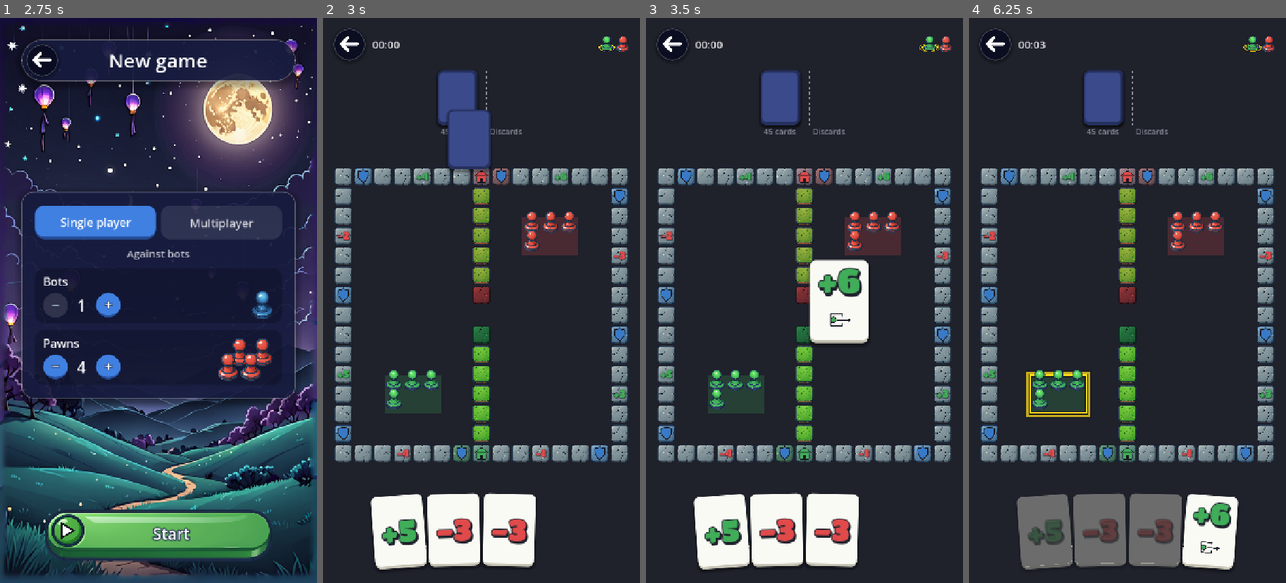
Above: before the commit, frames 1-4 (left to right).
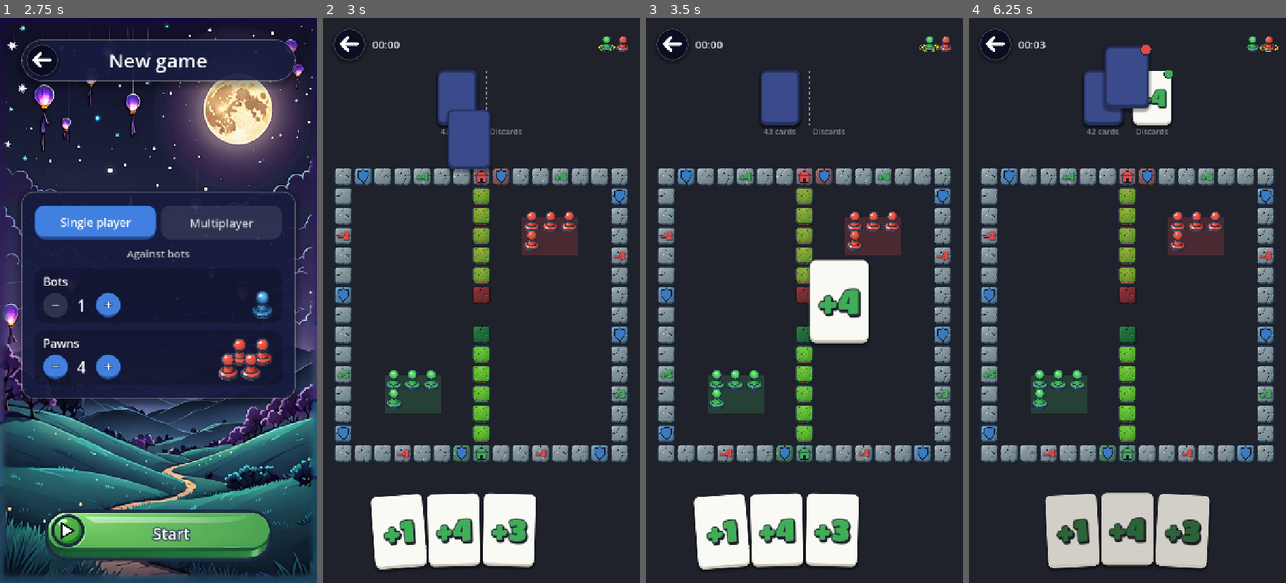
Above: after the commit, the same moments.

Repository: sezertanci/Pawnic
Game: Godot game, scene res://scenes/main.tscn
The game is run twice, just before and just after one commit, with the same random seed, the same clock (stepped at 60 frames per second) and the same inputs.
Inputs (mouse positions are in pixels of both pictures, inside the frame that each line leads up to):
- Up to frame 1 (2.75 s): click "New game" at 0.5 s; click "Single player" at 1.25 s; click "Single player" at 2 s
- Up to frame 2 (3 s): click "Start" at 2.75 s
- Up to frame 3 (3.5 s): no input
- Up to frame 4 (6.25 s): tap Enter at 3.5 s; drag from (1127, 317) to (1159, 176) at 3.52 s; click (1209, 532) at 4.27 s; click (1209, 532) at 5.02 s; click (1209, 532) at 5.77 s

Frame 1 is identical in both runs. In frame 2, 0.9% of the frame differs, in the area x 18-65%, y 19-94%; in frame 3, 1.9%; in frame 4, 11%, in the area x 14-98%, y 4-98%.

Commit message:
feat: küçük sayı kartları, ortak düğme boyutu ve büyük pencere
- Desteye 1 kartı eklendi, 1–5 kartları 3'er adet oldu; 6 kartı 5'ten 2'ye indi
- Menü düğmeleri boyutunu data/tuning.json içindeki ortak ayardan alıyor (WideButton)
- Oyun sonu ve kurallar penceresindeki düğmeler ana ekran düğmeleriyle aynı boyutta
- Bilgisayardaki pencere 486×864 oldu

Co-Authored-By: Claude Opus 5.5 <noreply@anthropic.com>

Diff:
--- a/data/tuning.json
+++ b/data/tuning.json
@@ -13,14 +13,15 @@
 		"default_pawns": 4
 	},
 	"deck": [
-		{ "type": "forward", "value": 2, "count": 1 },
-		{ "type": "forward", "value": 3, "count": 2 },
+		{ "type": "forward", "value": 1, "count": 3 },
+		{ "type": "forward", "value": 2, "count": 3 },
+		{ "type": "forward", "value": 3, "count": 3 },
 		{ "type": "forward", "value": 4, "count": 3 },
-		{ "type": "forward", "value": 5, "count": 4 },
-		{ "type": "forward", "value": 6, "count": 5 },
-		{ "type": "forward", "value": 7, "count": 6 },
-		{ "type": "forward", "value": 8, "count": 5 },
-		{ "type": "forward", "value": 9, "count": 4 },
+		{ "type": "forward", "value": 5, "count": 3 },
+		{ "type": "forward", "value": 6, "count": 2 },
+		{ "type": "forward", "value": 7, "count": 4 },
+		{ "type": "forward", "value": 8, "count": 4 },
+		{ "type": "forward", "value": 9, "count": 3 },
 		{ "type": "forward", "value": 10, "count": 3 },
 		{ "type": "forward", "value": 11, "count": 2 },
 		{ "type": "forward", "value": 12, "count": 1 },
@@ -64,6 +65,10 @@
 		"confetti_max_sway_speed": 4.0,
 		"confetti_max_spin": 8.0
 	},
+	"ui": {
+		"button_width": 520,
+		"button_height": 120
+	},
 	"bot": {
 		"delay_sec": 0.9,
 		"track_base": 5.0,
--- a/project.godot
+++ b/project.godot
@@ -29,8 +29,8 @@
 
 window/size/viewport_width=720
 window/size/viewport_height=1280
-window/size/window_width_override=405
-window/size/window_height_override=720
+window/size/window_width_override=486
+window/size/window_height_override=864
 window/stretch/mode="canvas_items"
 window/stretch/aspect="expand"
 window/handheld/orientation=1
--- a/scenes/components/win_overlay.tscn
+++ b/scenes/components/win_overlay.tscn
@@ -53,16 +53,16 @@
 
 [node name="ReplayButton" type="Button" parent="Margin/Content"]
 unique_name_in_owner = true
-custom_minimum_size = Vector2(0, 120)
 layout_mode = 2
+size_flags_horizontal = 4
 theme_type_variation = &"MenuGreenButton"
 text = "PLAY_AGAIN"
 script = ExtResource("badge")
 
 [node name="HomeButton" type="Button" parent="Margin/Content"]
 unique_name_in_owner = true
-custom_minimum_size = Vector2(0, 120)
 layout_mode = 2
+size_flags_horizontal = 4
 theme_type_variation = &"MenuBlueButton"
 text = "MAIN_MENU"
 script = ExtResource("badge")
--- a/scenes/home_screen.tscn
+++ b/scenes/home_screen.tscn
@@ -4,6 +4,7 @@
 [ext_resource type="Script" path="res://scripts/ui/logo_ring.gd" id="2"]
 [ext_resource type="Script" path="res://scripts/ui/badge_button.gd" id="badge"]
 [ext_resource type="Script" path="res://scripts/ui/rule_list.gd" id="rule_list"]
+[ext_resource type="Script" path="res://scripts/ui/wide_button.gd" id="wide"]
 
 [node name="HomeScreen" type="Control"]
 layout_mode = 3
@@ -48,7 +49,6 @@
 visible = false
 layout_mode = 2
 size_flags_horizontal = 4
-custom_minimum_size = Vector2(520, 120)
 theme_type_variation = &"MenuGreenButton"
 text = "RESUME"
 script = ExtResource("badge")
@@ -58,7 +58,6 @@
 unique_name_in_owner = true
 layout_mode = 2
 size_flags_horizontal = 4
-custom_minimum_size = Vector2(520, 120)
 theme_type_variation = &"MenuBlueButton"
 text = "NEW_GAME"
 script = ExtResource("badge")
@@ -68,7 +67,6 @@
 unique_name_in_owner = true
 layout_mode = 2
 size_flags_horizontal = 4
-custom_minimum_size = Vector2(520, 120)
 theme_type_variation = &"MenuOrangeButton"
 text = "HOW_TO_PLAY"
 script = ExtResource("badge")
@@ -128,6 +126,6 @@
 unique_name_in_owner = true
 layout_mode = 2
 size_flags_horizontal = 4
-custom_minimum_size = Vector2(520, 0)
 theme_type_variation = &"PrimaryButton"
 text = "OK"
+script = ExtResource("wide")
--- a/scenes/setup_screen.tscn
+++ b/scenes/setup_screen.tscn
@@ -122,7 +122,6 @@
 unique_name_in_owner = true
 layout_mode = 2
 size_flags_horizontal = 4
-custom_minimum_size = Vector2(520, 120)
 theme_type_variation = &"MenuGreenButton"
 text = "START"
 script = ExtResource("4")
--- a/scripts/rules/game_settings.gd
+++ b/scripts/rules/game_settings.gd
@@ -1,6 +1,6 @@
 class_name GameSettings
 extends RefCounted
-## Kural, bot, taş, kart animasyonu ve ekran efekti ayarları. Değerler data/tuning.json
+## Kural, bot, taş, kart animasyonu, ekran efekti ve arayüz ayarları. Değerler data/tuning.json
 ## dosyasından okunur.
 
 const DEFAULT_PATH := "res://data/tuning.json"
@@ -11,8 +11,9 @@
 const KEY_CARDS := "cards"
 const KEY_DECK := "deck"
 const KEY_EFFECTS := "effects"
+const KEY_UI := "ui"
 const REQUIRED_KEYS: Array[String] = [
-	KEY_BOARD, KEY_RULES, KEY_BOT, KEY_ANIMATION, KEY_CARDS, KEY_DECK, KEY_EFFECTS
+	KEY_BOARD, KEY_RULES, KEY_BOT, KEY_ANIMATION, KEY_CARDS, KEY_DECK, KEY_EFFECTS, KEY_UI
 ]
 
 var board_layout: BoardLayout
@@ -69,6 +70,8 @@
 var confetti_sway := 0.0
 var confetti_max_sway_speed := 0.0
 var confetti_max_spin := 0.0
+## Menü düğmelerinin (ana ekran, yeni oyun, oyun sonu, kurallar) ortak en küçük boyutu (piksel).
+var menu_button_size := Vector2.ZERO
 
 
 ## Ayarları dosyadan okur; dosya ya da içindeki tahta dosyası bozuksa null döner.
@@ -85,6 +88,7 @@
 	settings._read_animation(root[KEY_ANIMATION])
 	settings._read_cards(root[KEY_CARDS])
 	settings._read_effects(root[KEY_EFFECTS])
+	settings._read_ui(root[KEY_UI])
 	for entry: Dictionary in root[KEY_DECK]:
 		settings.deck.append(entry)
 	return settings
@@ -146,3 +150,7 @@
 	confetti_sway = float(effects["confetti_sway"])
 	confetti_max_sway_speed = float(effects["confetti_max_sway_speed"])
 	confetti_max_spin = float(effects["confetti_max_spin"])
+
+
+func _read_ui(ui: Dictionary) -> void:
+	menu_button_size = Vector2(float(ui["button_width"]), float(ui["button_height"]))
--- a/scripts/ui/badge_button.gd
+++ b/scripts/ui/badge_button.gd
@@ -1,5 +1,5 @@
 class_name BadgeButton
-extends Button
+extends WideButton
 ## Ana ekran düğmesi: dokusunun solundaki yuvarlağın içine seçilen simgeyi çizer.
 ## Simgenin yeri ve boyu düğme yüksekliğine oranla verilir.
 
--- /dev/null
+++ b/scripts/ui/wide_button.gd
@@ -0,0 +1,8 @@
+class_name WideButton
+extends Button
+## Menü düğmesi: en küçük boyutunu data/tuning.json içindeki ortak ayardan alır. Böylece bütün
+## menü düğmeleri aynı boyutta olur ve boyut tek yerden değişir.
+
+
+func _ready() -> void:
+	custom_minimum_size = Tuning.settings.menu_button_size
Not shown, added: scripts/ui/wide_button.gd.uid
